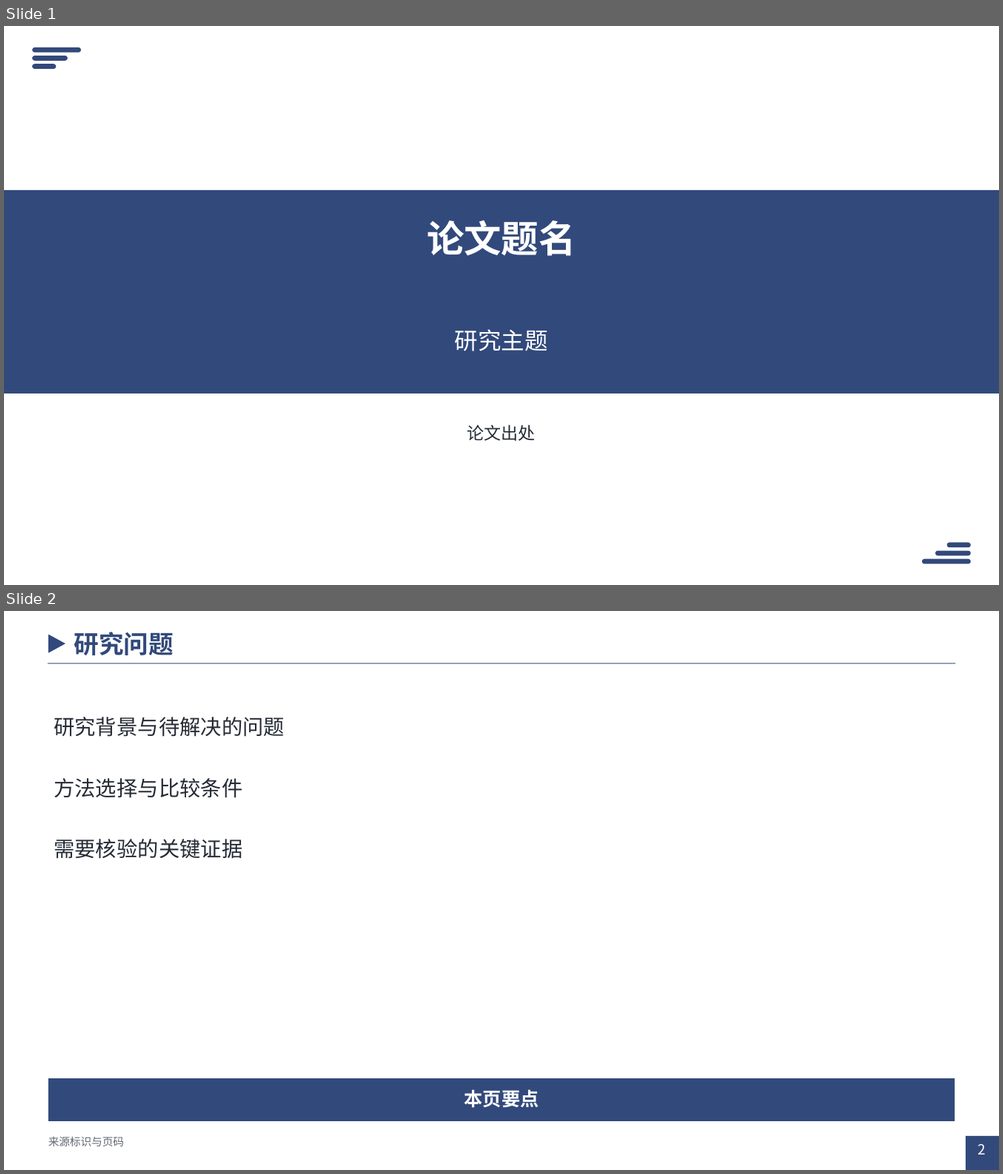
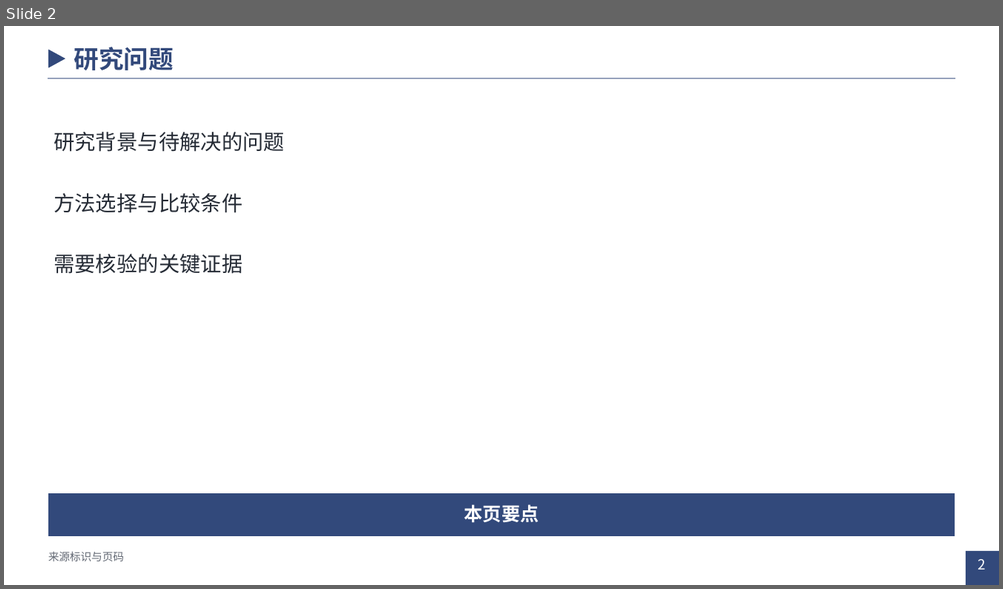
Before and after one commit to SciToolsmith/journal-club-ppt, a slide deck: assets/k105-blue/starter.pptx. Shown one above the other, each under a label of ours: slides 1 and 2 before the commit, slide 2 after it. The pictures are 1003x1174 and 1003x589 pixels, drawn with LibreOffice and Linux fonts; fonts in the diff are those of the drawing. Boxes give left, top, right and bottom in pixels: in the first picture for what was removed or moved away, otherwise in the second. Text is boxed around its words. In the diff, an @@ line names an element or a change of style, - is before the commit and + after.

```diff
--- a/assets/k105-blue/starter.pptx
+++ b/assets/k105-blue/starter.pptx
@@ slide 1 removed at (4,26,999,585), background #FFFFFF @@
@@ rounded rectangle removed at (32,47,81,53) @@
@@ rounded rectangle removed at (32,56,68,61) @@
@@ rounded rectangle removed at (32,64,57,69) @@
@@ rectangle removed at (4,190,999,394) @@
@@ text removed at (427,221,576,256) @@
-论文题名
@@ text removed at (455,329,548,352) @@
-研究主题
@@ text removed at (467,425,535,441) @@
-论文出处
@@ rounded rectangle removed at (935,551,970,557) @@
@@ rounded rectangle removed at (947,543,971,548) @@
@@ rounded rectangle removed at (922,560,970,565) @@
```
Also in this commit, not shown: 1 slide changed, 3 slides added, 30 other files.
